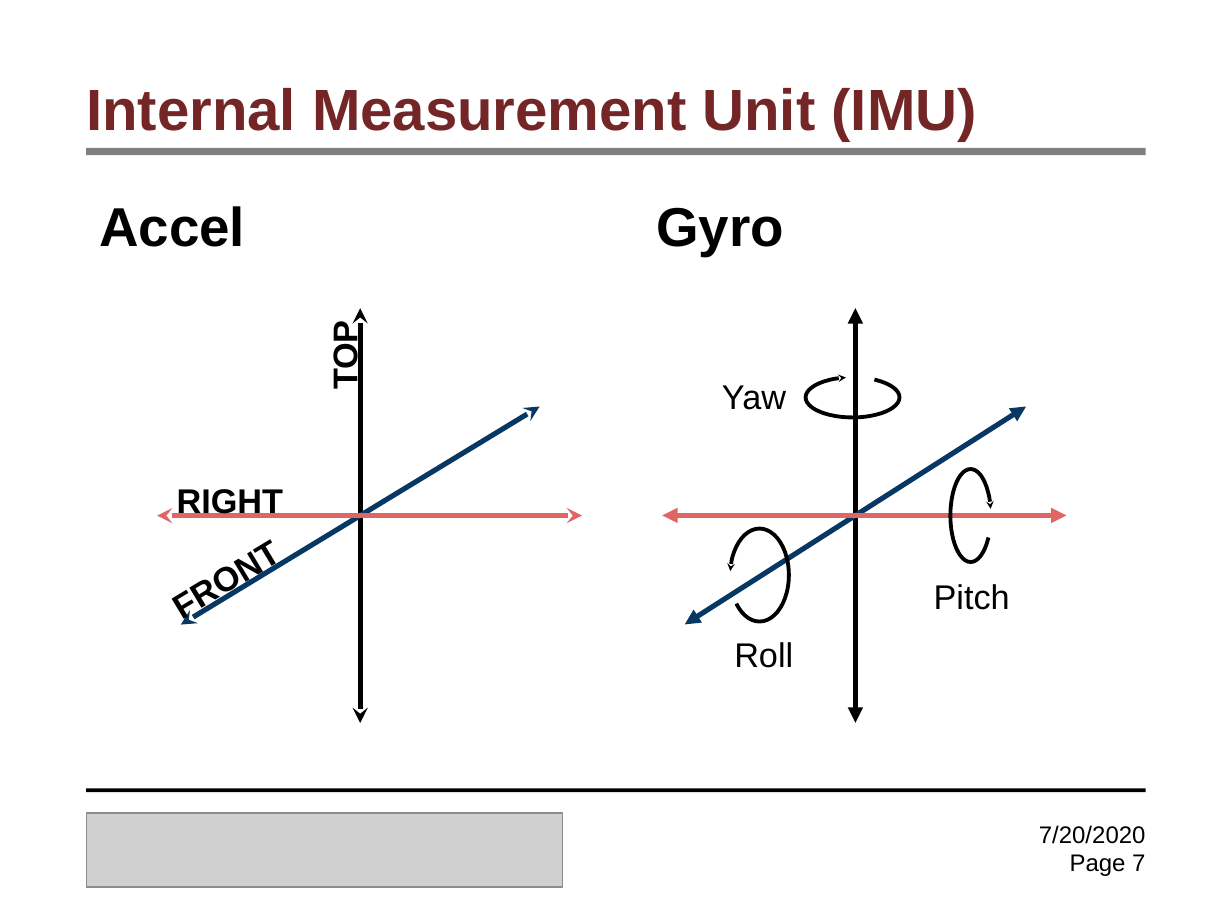
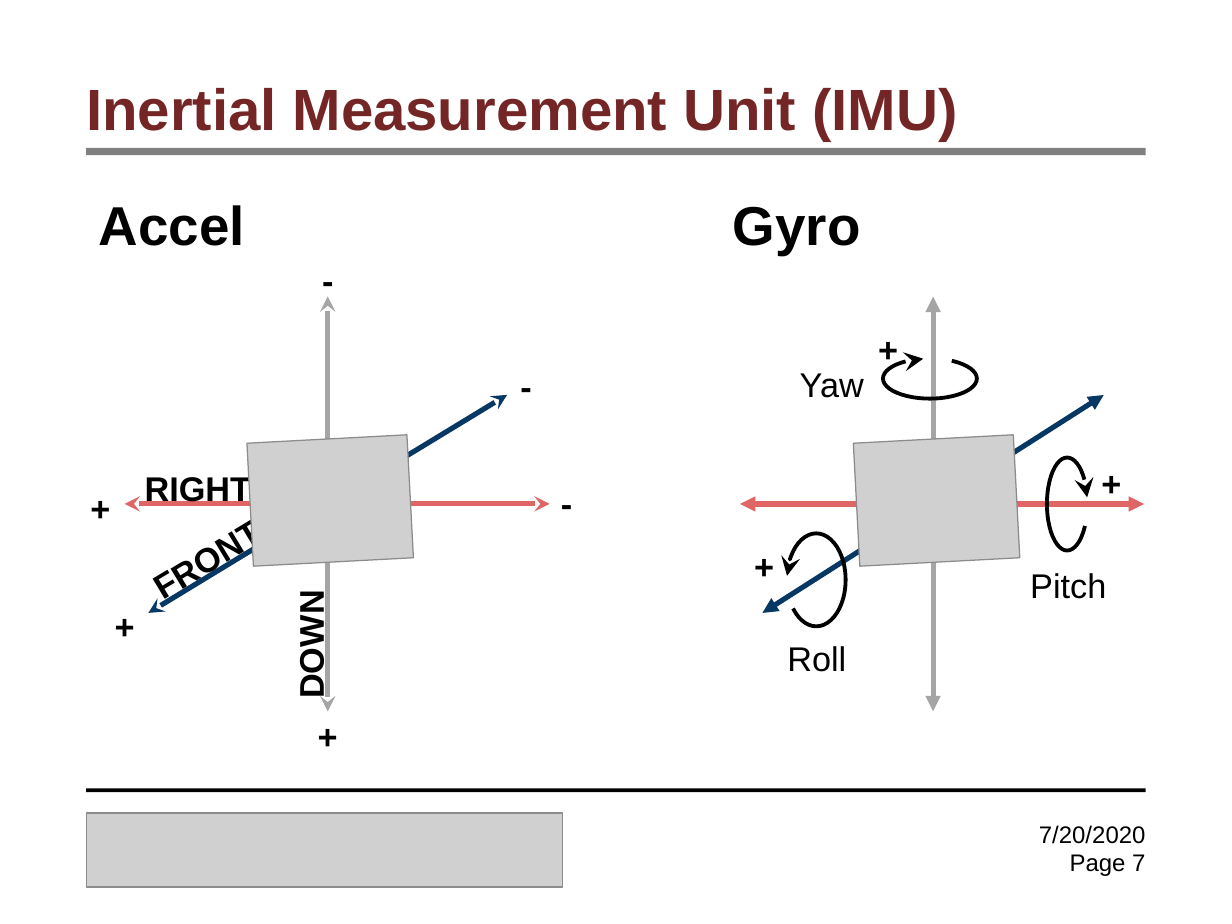
Before and after one commit to Samyak-code/Instructorfiles, a slide deck: slide 7 of lectures/Lab4.pptx. Drawn at 1232x924 pixels with LibreOffice and Linux fonts; fonts in the diff are those of the drawing; grey boxes stand for pictures. Boxes give left, top, right and bottom in pixels: in the first picture for what was removed or moved away, otherwise in the second. Text is boxed around its words. In the diff, an @@ line names an element or a change of style, - is before the commit and + after.

```diff
--- a/lectures/Lab4.pptx
+++ b/lectures/Lab4.pptx
@@ text at [86,88,957,141]: text changed @@
-Internal Measurement Unit (IMU)
+Inertial Measurement Unit (IMU)
@@ text "Gyro": place and size @@
-text "Gyro" at [656,207,784,256]
+text "Gyro" at [733,206,861,255]
@@ text "Gyro" at [733,206,861,255]: alignment centre to left @@
@@ double arrow moved from (360, 308) - (360, 723) to (328, 297) - (328, 711) @@
@@ double arrow (328, 297) - (328, 711): stroke #000000 3 pt to #A5A5A5 3 pt @@
@@ 2 double arrows, 1 text: place and size @@
-2 double arrows, 1 text at [685,308,1026,723]
+2 double arrows, 1 text at [763,297,1104,711]
@@ double arrow (933, 297) - (933, 711): stroke #000000 3 pt to #A5A5A5 3 pt @@
@@ text removed at [326,327,364,388] @@
-TOP
@@ arc (boxed as its full ellipse): place and size @@
-arc (boxed as its full ellipse) at [806,376,900,417]
+arc (boxed as its full ellipse) at [884,358,978,399]
@@ double arrow moved from (540, 407) - (181, 625) to (508, 395) - (148, 612) @@
@@ text "RIGHT": place and size @@
-text "RIGHT" at [177,486,284,520]
+text "RIGHT" at [145,474,252,508]
@@ group added at [60,249,606,753]: 7 texts, 1 picture @@
+DOWN
+-
++
++
++
+-
+-
@@ arc (boxed as its full ellipse): place and size @@
-arc (boxed as its full ellipse) at [951,469,992,562]
+arc (boxed as its full ellipse) at [1047,457,1088,549]
@@ group added at [724,318,1151,583]: 3 texts, 1 picture @@
++
++
++
@@ text "FRONT": place and size @@
-text "FRONT" at [142,510,302,633]
+text "FRONT" at [122,490,282,614]
@@ double arrow moved from (158, 516) - (582, 516) to (124, 504) - (549, 504) @@
@@ double arrow moved from (663, 515) - (1067, 515) to (740, 504) - (1145, 504) @@
@@ arc (boxed as its full ellipse): place and size @@
-arc (boxed as its full ellipse) at [731,529,790,621]
+arc (boxed as its full ellipse) at [787,533,846,626]
@@ text "Pitch": place and size @@
-text "Pitch" at [934,584,1010,610]
+text "Pitch" at [1030,573,1106,599]
@@ text "Roll": place and size @@
-text "Roll" at [734,642,793,668]
+text "Roll" at [787,646,846,672]
```
Also in this commit, not shown: 6 other slides changed, 1 other file.
